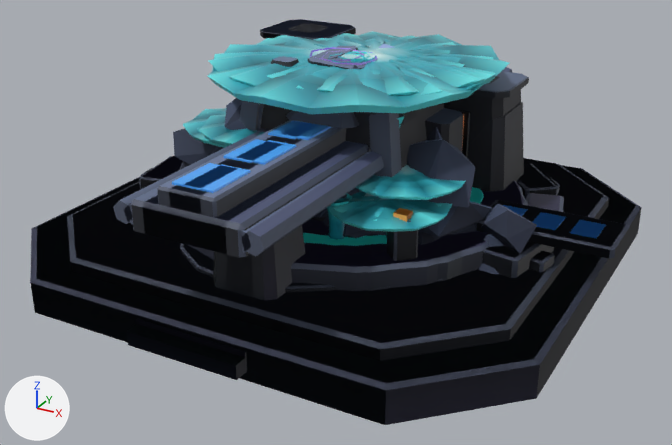
Two versions of the glTF model public/assets/nacre/nacre-kit.glb, one commit apart.
The view is the same before and after, from a 50 mm lens placed at (2.26, -4.26, 2.16), pointed at (0.01, -0.16, 0.11). The lights are fixed; the arrows at lower left show +X, +Y and +Z. The older version comes first. Vertices at exactly the same position are counted once.

Names of what the first picture shows: 'nacre_bridge_0', 'nacre_bridge_1', 'nacre_crag_2', 'nacre_fort_0', 'nacre_fort_1', 'nacre_grove_0', 'nacre_grove_1', 'nacre_grove_2', 'nacre_lotus_0', 'nacre_lotus_1', 'nacre_lotus_2', 'nacre_pillars_0', 'nacre_pillars_1', 'nacre_ring_0', 'nacre_ring_1', 'nacre_tower_1' and 9 more.
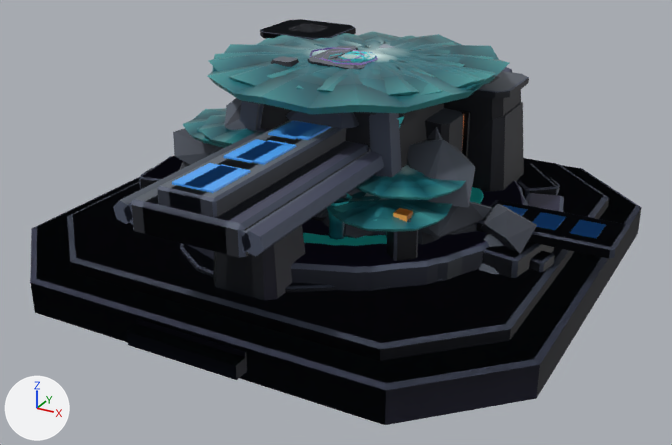
What differs and where, as boxes [x1, y1, x2, y2] in the pictures (672 x 445 px):
part 1 of me_nacre_crag_2, recoloured: [173, 65, 537, 274] in both
part 2 of me_nacre_grove_0, recoloured: [223, 37, 504, 232] in both
part 3 of me_nacre_grove_0, recoloured: [197, 31, 509, 229] in both
part 4 of me_nacre_grove_1, recoloured: [192, 53, 474, 148] in both
part 5 of me_nacre_grove_1, recoloured: [183, 36, 476, 146] in both
part 6 of me_nacre_grove_2, recoloured: [311, 42, 493, 224] in both
part 7 of me_nacre_grove_2, recoloured: [298, 35, 493, 240] in both
part 8 of me_nacre_lotus_0, recoloured (cyan to dark cyan): [208, 33, 495, 108] in both
part 9 of me_nacre_lotus_0, recoloured: [210, 54, 495, 114] in both
part 10 of me_nacre_lotus_1, recoloured: [208, 33, 465, 198] in both
part 11 of me_nacre_lotus_1, recoloured: [229, 77, 461, 200] in both
part 12 of me_nacre_lotus_1, recoloured: [299, 39, 418, 176] in both
part 13 of me_nacre_lotus_2, recoloured: [199, 38, 465, 207] in both
part 14 of me_nacre_lotus_2, recoloured: [200, 41, 463, 145] in both
part 15 of me_nacre_pillars_0, recoloured (blue to grey): [308, 49, 366, 69] in both
part 16 of me_nacre_pillars_1, recoloured: [326, 46, 358, 59] in both
part 17 of me_nacre_tower_1, recoloured: [273, 56, 297, 62] in both

What changed in the scene script:
```text
Change me_nacre_crag_2:
    remove me_nacre_crag_2.from_pydata(...)  # 311 vertices, 470 faces; spans x -1.17..1.17, y -0.92..0.92, z -0.12..1.0
    add me_nacre_crag_2.from_pydata(...)  # 375 vertices, 582 faces; spans x -1.17..1.17, y -0.92..0.92, z -0.12..1.0
    me_nacre_crag_2 part 1: 389 kept faces spanning x -1.17..1.17, y -0.78..0.41, z -0.12..1.0 get new vertex colours
    edits to the shape of me_nacre_crag_2 do not show in these pictures
Change me_nacre_grove_0:
    where me_nacre_grove_0.from_pydata(...)  # 494 vertices, 758 faces; spans x -0.83..0.83, y -0.85..0.85, z -0.12..1.0
    me_nacre_grove_0 part 2: 219 faces centred in x -0.8..0.76, y -0.78..0.81, z 0.32..0.99 are repainted in the vertex colours; the middle colour goes from cyan #6cecee to cyan #44999a
    me_nacre_grove_0 part 3: 274 faces centred in x -0.77..0.73, y -0.75..0.75, z 0.01..0.99 are repainted in the vertex colours; the middle colour goes from cyan #2e9dab to dark cyan #1a646d
Change me_nacre_grove_1:
    where me_nacre_grove_1.from_pydata(...)  # 511 vertices, 770 faces; spans x -0.9..0.9, y -0.83..0.83, z -0.12..1.0
    me_nacre_grove_1 part 4: 208 faces centred in x -0.88..0.69, y -0.59..0.71, z 0.28..0.99 are repainted in the vertex colours; the middle colour goes from cyan #6ccce0 to cyan #44999a
    me_nacre_grove_1 part 5: 220 faces centred in x -0.85..0.62, y -0.57..0.64, z 0.0..0.99 are repainted in the vertex colours; the middle colour goes from cyan #2c95a6 to dark cyan #1a5f6a
Change me_nacre_grove_2:
    where me_nacre_grove_2.from_pydata(...)  # 640 vertices, 984 faces; spans x -0.85..0.85, y -0.77..0.77, z -0.12..1.0
    me_nacre_grove_2 part 6: 315 faces centred in x -0.83..0.72, y -0.7..0.67, z 0.28..0.99 are repainted in the vertex colours; the middle colour goes from cyan #6cc8e8 to cyan #44999a
    me_nacre_grove_2 part 7: 292 faces centred in x -0.79..0.69, y -0.67..0.61, z 0.0..0.99 are repainted in the vertex colours; the middle colour goes from cyan #309dae to dark cyan #1b646f
Change me_nacre_lotus_0:
    where me_nacre_lotus_0.from_pydata(...)  # 111 vertices, 188 faces; spans x -0.74..0.74, y -0.76..0.76, z -0.12..1.0
    me_nacre_lotus_0 part 8: 77 faces centred in x -0.65..0.65, y -0.65..0.65, z 0.95..0.98 are repainted in the vertex colours; the middle colour goes from cyan #309eaf to dark cyan #1c6570
    me_nacre_lotus_0 part 9: 63 faces centred in x -0.72..0.72, y -0.72..0.72, z 0.9..0.99 are repainted in the vertex colours; the middle colour goes from cyan #6cecee to cyan #44999a
Change me_nacre_lotus_1:
    where me_nacre_lotus_1.from_pydata(...)  # 206 vertices, 348 faces; spans x -0.78..0.78, y -0.61..0.61, z -0.12..1.0
    me_nacre_lotus_1 part 10: 138 faces centred in x -0.69..0.74, y -0.57..0.54, z 0.53..0.99 are repainted in the vertex colours; the middle colour goes from cyan #31a3b4 to dark cyan #1c6873
    me_nacre_lotus_1 part 11: 72 faces centred in x -0.75..0.77, y -0.6..0.6, z 0.51..0.94 are repainted in the vertex colours; the middle colour goes from cyan #6cecee to cyan #44999a
    me_nacre_lotus_1 part 12: 42 faces centred in x -0.32..0.52, y -0.35..0.16, z 0.54..0.99 are repainted in the vertex colours; the middle colour goes from cyan #65bfcc to cyan #5e8f96
Change me_nacre_lotus_2:
    where me_nacre_lotus_2.from_pydata(...)  # 301 vertices, 508 faces; spans x -0.712..0.712, y -0.617..0.617, z -0.12..1.0
    me_nacre_lotus_2 part 13: 211 faces centred in x -0.661..0.677, y -0.577..0.554, z 0.432..0.989 are repainted in the vertex colours; the middle colour goes from cyan #30a1b2 to dark cyan #1c6772
    me_nacre_lotus_2 part 14: 153 faces centred in x -0.692..0.698, y -0.598..0.593, z 0.417..0.993 are repainted in the vertex colours; the middle colour goes from cyan #6cecee to cyan #44999a
Change me_nacre_pillars_0:
    where me_nacre_pillars_0.from_pydata(...)  # 201 vertices, 276 faces; spans x -0.593..0.593, y -0.528..0.528, z -0.12..1.0
    me_nacre_pillars_0 part 15: 6 faces centred in x -0.146..0.141, y -0.192..0.095, z 0.986..0.999 are repainted in the vertex colours; the middle colour goes from blue #697897 to grey #666d76
Change me_nacre_pillars_1:
    where me_nacre_pillars_1.from_pydata(...)  # 161 vertices, 216 faces; spans x -0.52..0.52, y -0.526..0.526, z -0.12..1.0
    me_nacre_pillars_1 part 16: 6 faces centred in x -0.361..-0.057, y -0.104..0.2, z 0.968..0.999 are repainted in the vertex colours; the middle colour goes from blue #697897 to grey #666d77
Change me_nacre_tower_1:
    where me_nacre_tower_1.from_pydata(...)  # 407 vertices, 546 faces; spans x -0.98..0.98, y -0.98..0.98, z -0.12..1.0
    me_nacre_tower_1 part 17: 20 faces centred in x -0.3..0.38, y -0.35..0.26, z 0.9..1.0 are repainted in the vertex colours; the middle colour goes from blue #677594 to grey #646b74
```
